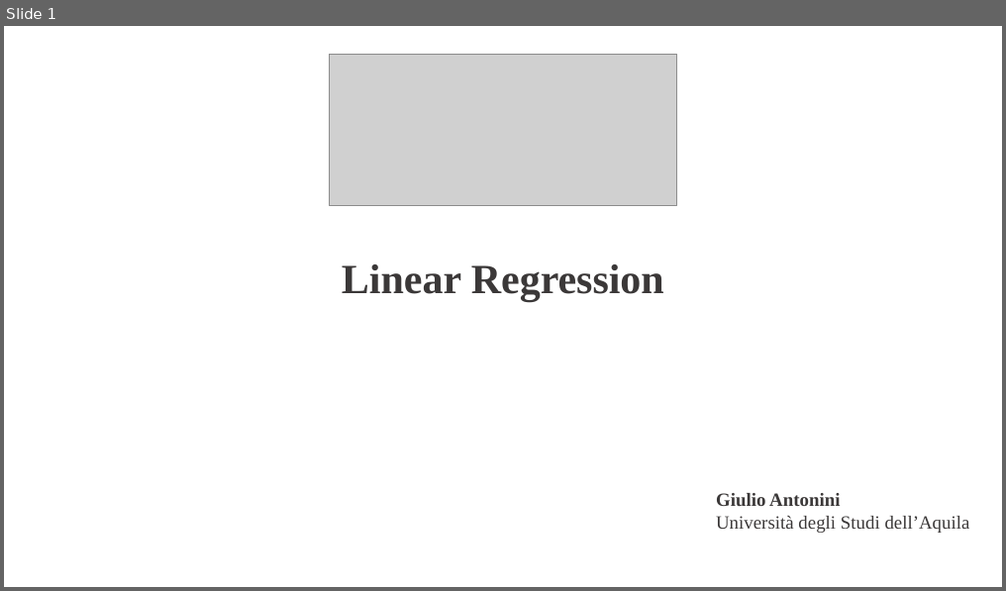
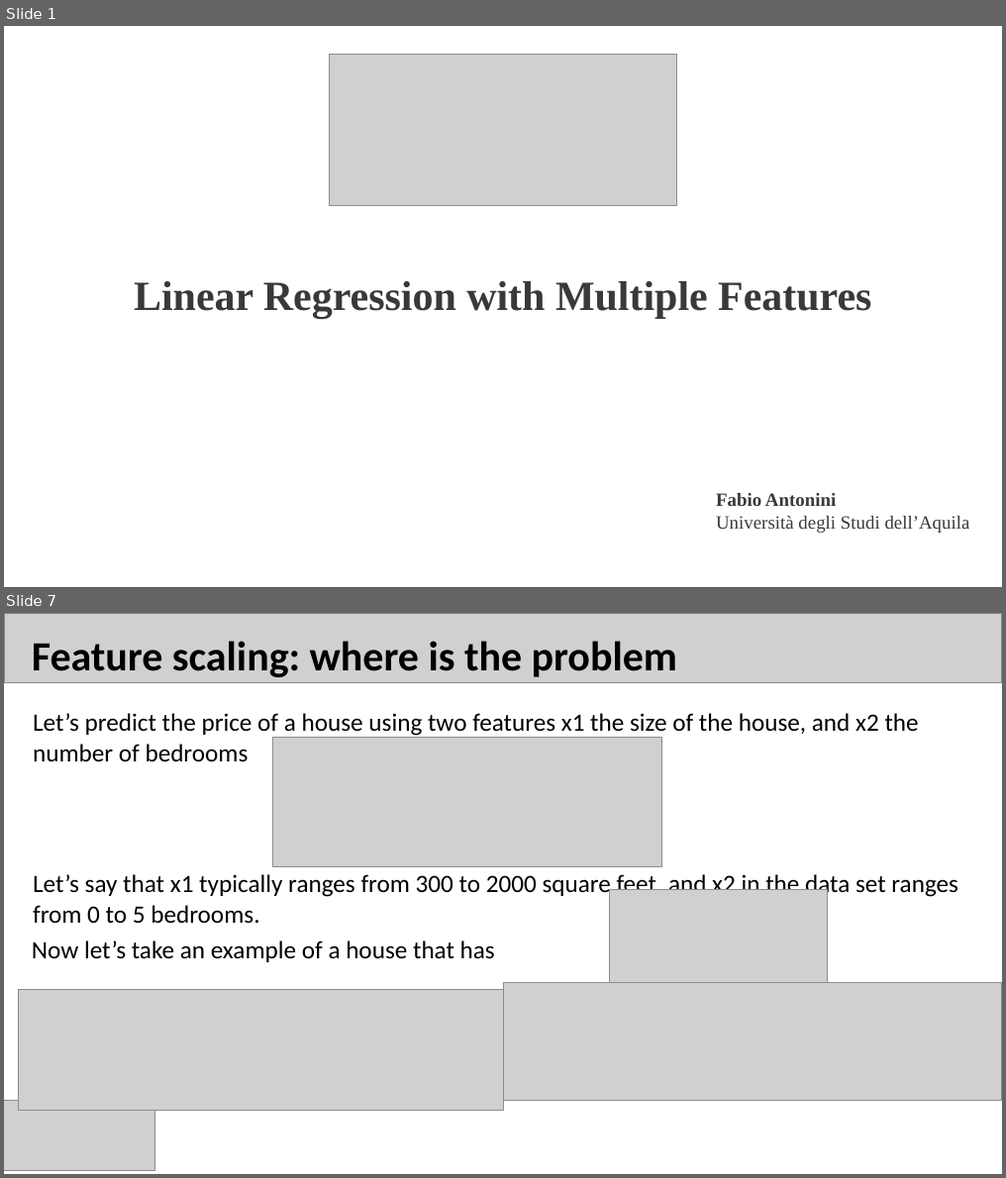
Before and after one commit to fabioantonini/introduction-machine-learning-for-engineers, a slide deck: Lectures/LinearRegressionMultipleFeatures/Slides/LinearRegressionMultipleFeatures.ppt. Shown one above the other, each under a label of ours: slide 1 before the commit, slides 1 and 7 after it; the slides between them are not shown. The pictures are 1006x591 and 1006x1178 pixels, drawn with LibreOffice and Linux fonts; fonts in the diff are those of the drawing; grey boxes stand for pictures; background and template pictures are left out. Boxes give left, top, right and bottom in pixels: in the first picture for what was removed or moved away, otherwise in the second. Text is boxed around its words. In the diff, an @@ line names an element or a change of style, - is before the commit and + after.

```diff
--- a/Lectures/LinearRegressionMultipleFeatures/Slides/LinearRegressionMultipleFeatures.ppt
+++ b/Lectures/LinearRegressionMultipleFeatures/Slides/LinearRegressionMultipleFeatures.ppt
@@ slide 7 added at box(4, 613, 1002, 1174), background #FFFFFF @@
@@ picture added at box(4, 613, 1001, 683) @@
@@ text added at box(32, 641, 677, 677), 40 pt, text #000000, bold @@
+Feature scaling: where is the problem
@@ text added at box(33, 713, 919, 762), 24 pt, text #000000 @@
+Let’s predict the price of a house using two features x1 the size of the house, and x2 the number of bedrooms
@@ picture added at box(273, 737, 661, 866) @@
@@ text added at box(33, 872, 958, 923), 24 pt, text #000000 @@
+Let’s say that x1 typically ranges from 300 to 2000 square feet, and x2 in the data set ranges from 0 to 5 bedrooms.
@@ picture added at box(609, 890, 827, 1005) @@
@@ text added at box(32, 941, 495, 962), 24 pt, text #000000 @@
+Now let’s take an example of a house that has
@@ picture added at box(18, 989, 502, 1110) @@
@@ picture added at box(503, 982, 1002, 1100) @@
@@ picture added at box(4, 1100, 154, 1170) @@
@@ slide 1 changed as well @@
@@ text at box(134, 281, 871, 318): text changed @@
-Linear Regression
+Linear Regression with Multiple Features
@@ text at box(716, 493, 836, 506): text changed @@
-Giulio Antonini
+Fabio Antonini
```
Also in this commit, not shown: 1 other slide changed, 16 other slides added, 1 slide removed, 23 other files.
